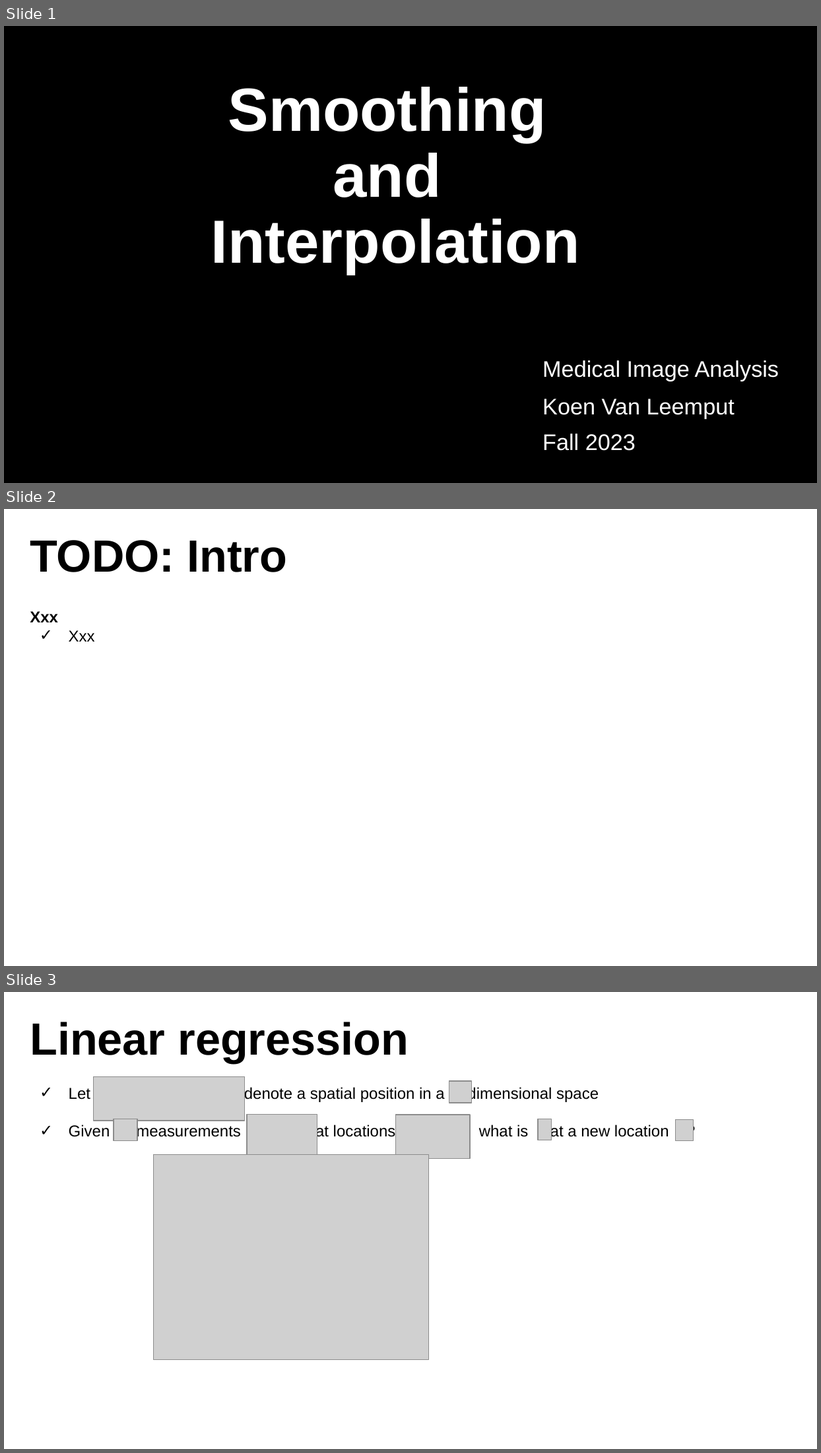
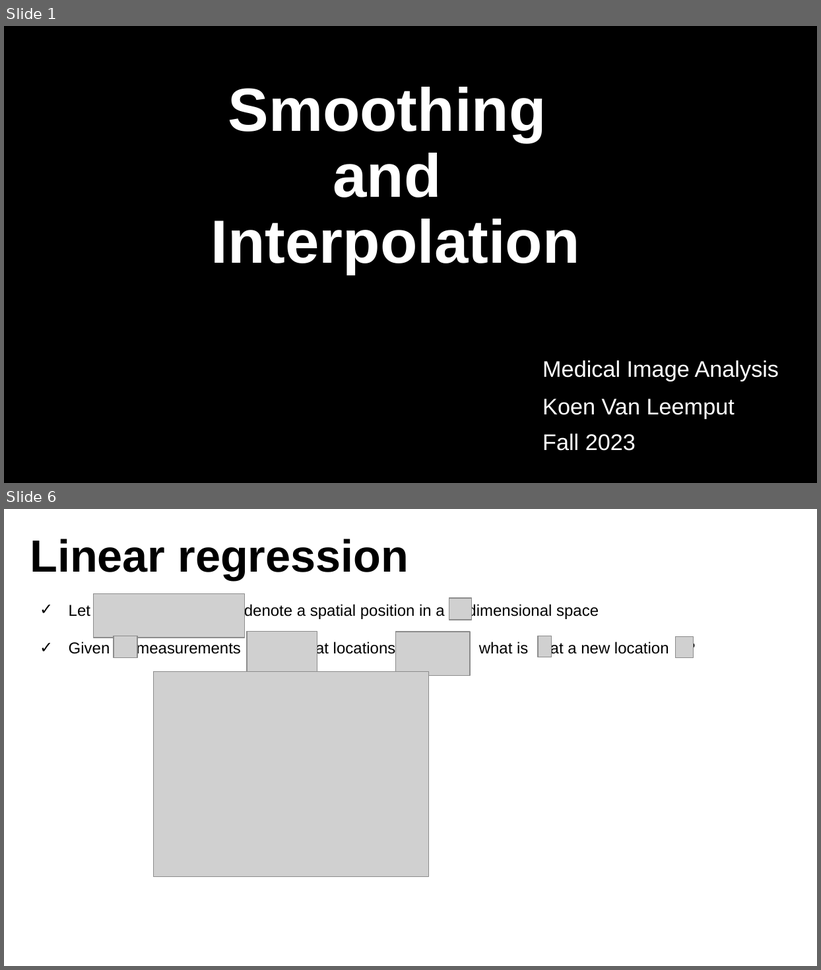
Before and after one commit to oulap/MIA, a slide deck: lecture_slides/lecture_smoothingAndInterpolation/lecture_smoothingAndInterpolation.odp. Shown one above the other, each under a label of ours: slides 1, 2 and 3 before the commit, slides 1 and 6 after it; the slides between them are not shown. The pictures are 821x1453 and 821x970 pixels, drawn with LibreOffice and Linux fonts; fonts in the diff are those of the drawing; grey boxes stand for pictures; background and template pictures are left out. Boxes give left, top, right and bottom in pixels: in the first picture for what was removed or moved away, otherwise in the second. Text is boxed around its words. In the diff, an @@ line names an element or a change of style, - is before the commit and + after.

Commit message:
added intro to smoothing and interpolation lecture

```diff
--- a/lecture_slides/lecture_smoothingAndInterpolation/lecture_smoothingAndInterpolation.odp
+++ b/lecture_slides/lecture_smoothingAndInterpolation/lecture_smoothingAndInterpolation.odp
@@ slide 2 removed at bbox=[4, 509, 817, 966], background #FFFFFF @@
@@ text removed at bbox=[30, 540, 287, 572] @@
-TODO: Intro
@@ text removed at bbox=[30, 611, 95, 642] @@
-Xxx
-✓ Xxx
@@ what was slide 3 is now slide 6 @@
```
Also in this commit, not shown: 4 slides added, 1 other file.
